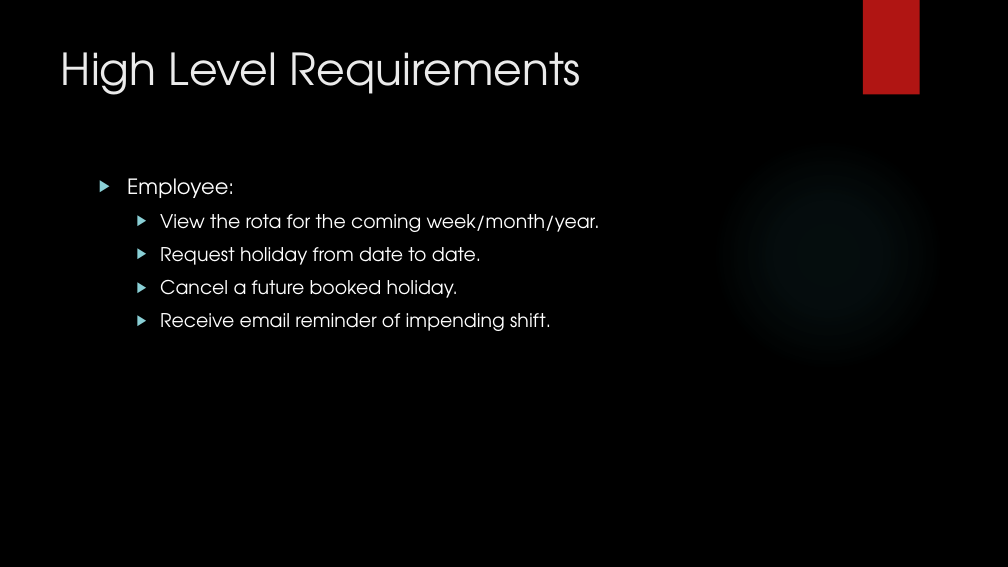
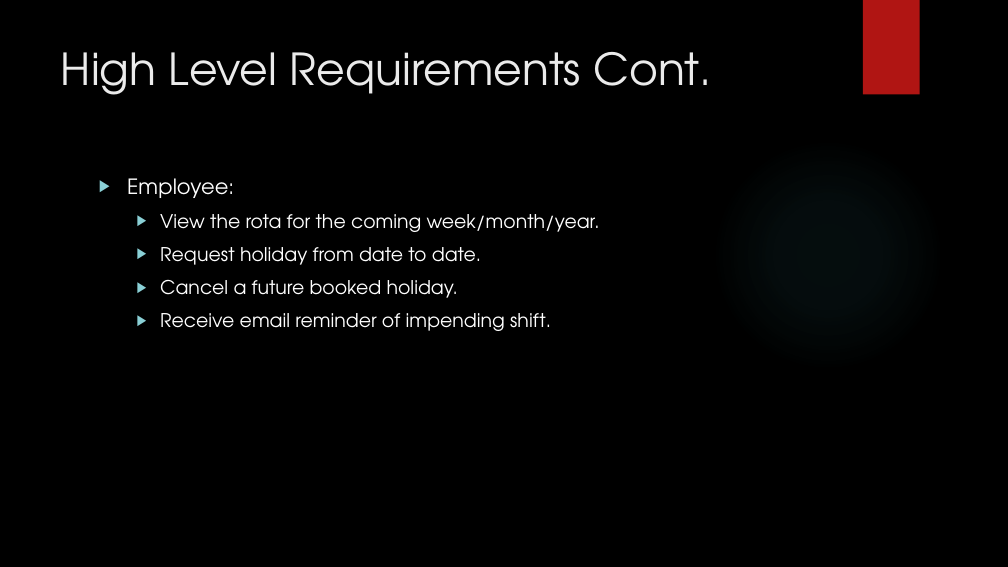
Before and after one commit to Aespeers/Level6_DMC, a slide deck: slide 6 of Documents/Papa John’s Rota System.pptx (slide 4 before the commit). Drawn at 1008x567 pixels with LibreOffice and Linux fonts; fonts in the diff are those of the drawing; background and template pictures are left out. Boxes give left, top, right and bottom in pixels: in the first picture for what was removed or moved away, otherwise in the second. Text is boxed around its words. In the diff, an @@ line names an element or a change of style, - is before the commit and + after.

```diff
--- a/Documents/Papa John’s Rota System.pptx
+++ b/Documents/Papa John’s Rota System.pptx
@@ title at box(61, 52, 712, 95): text changed @@
-High Level Requirements
+High Level Requirements Cont.
```
Also in this commit, not shown: 3 other slides changed, 3 slides added.
